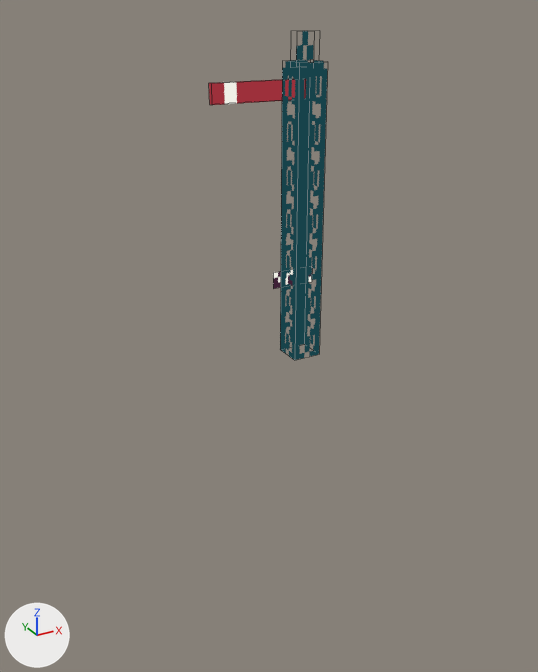
An edit to the Blender file art/trains/semaphore.blend, drawn before and after from the same camera.
Camera for both pictures: a 50 mm lens placed at (-3.88, -6.35, 3.45), pointed at (-0.27, 0.21, 0.17). The lights are fixed; the arrows at lower left show +X, +Y and +Z. Mesh edges are drawn as thin lines.

The first picture shows 'semaphore'.
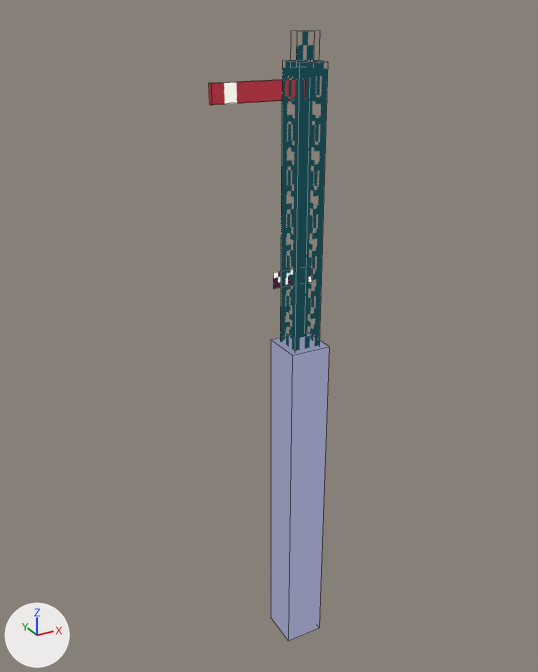
Pixel boxes [x1, y1, x2, y2] of what changed, in the pictures (538 x 672 px):
'semaphore', reshaped (85% taller): before [209, 31, 327, 360]; after [209, 31, 329, 641]
part 1 of me_cube_003, added (blue): after [271, 332, 329, 641]

Patch to the scene script:
```diff
--- a/art/trains/semaphore.blend.py
+++ b/art/trains/semaphore.blend.py
@@ me_cube_003 @@
 # used by ob_semaphore; location = (0.0, 0.0, 0.0); rotation_euler = (0.0, 0.0, 3.142), in degrees (0, 0, 180)
 # verts and faces of me_cube_003; kept vertices keep their numbers, new ones are numbered from 28
-me_cube_003.from_pydata(...)  # 28 vertices, 13 faces; spans x -0.24..0.89, y -0.21..0.16, z 0.0..3.26
+me_cube_003.from_pydata(...)  # 36 vertices, 18 faces; spans x -0.24..0.89, y -0.23..0.23, z -3.89..3.26
+# me_cube_003 part 1
+verts[28] = (-0.23, 0.23, 0.11)  # pixel (329, 346)
+verts[29] = (-0.23, -0.23, 0.11)  # pixel (306, 331)
+verts[30] = (-0.23, 0.23, -3.89)  # pixel (319, 627)
+verts[31] = (-0.23, -0.23, -3.89)
+for new, old in zip([*range(32, 36)], [*range(28, 32)]): verts[new] = verts[old] + (0.46, 0.0, 0.0)
+faces += [(29, 31, 35, 33), (32, 33, 35, 34), (28, 30, 31, 29), (28, 32, 34, 30), (28, 29, 33, 32)]
 me_cube_003.materials.append(mat_semaphore)
```
